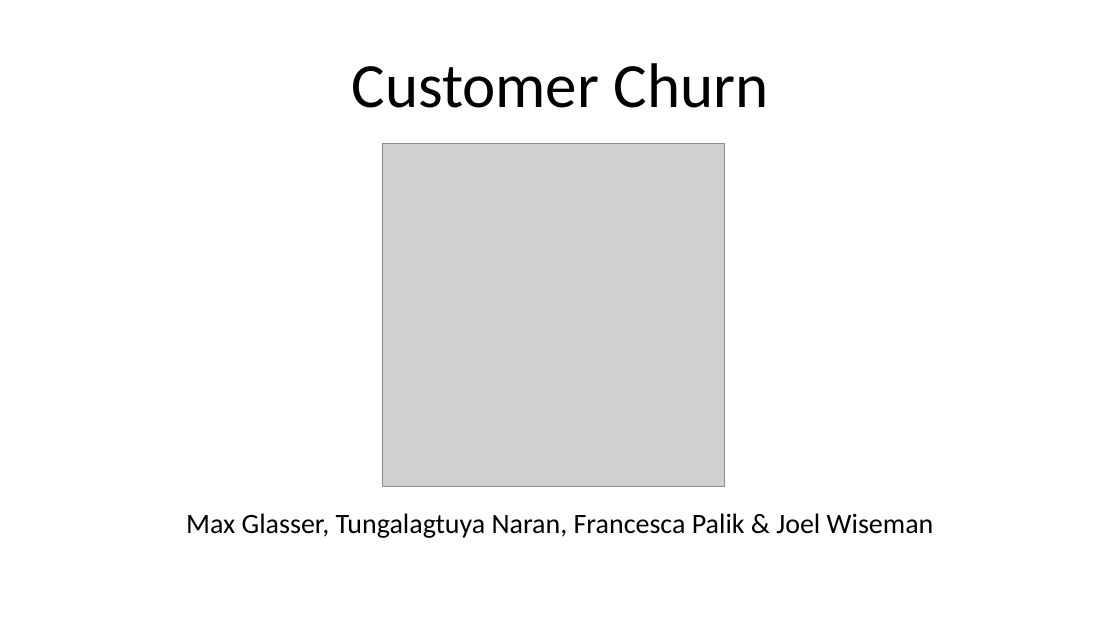
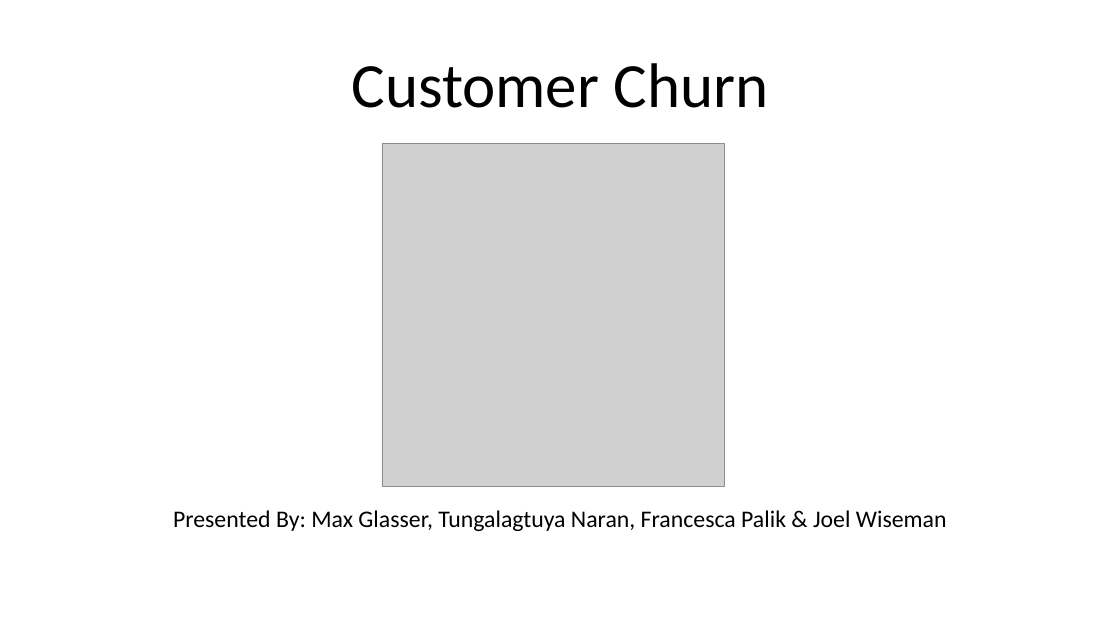
Before and after one commit to mglasser123/Project4, a slide deck: slide 1 of Customer Churn.pptx. Drawn at 1120x630 pixels with LibreOffice and Linux fonts; fonts in the diff are those of the drawing; grey boxes stand for pictures. Boxes give left, top, right and bottom in pixels: in the first picture for what was removed or moved away, otherwise in the second. Text is boxed around its words. In the diff, an @@ line names an element or a change of style, - is before the commit and + after.

```diff
--- a/Customer Churn.pptx
+++ b/Customer Churn.pptx
@@ subtitle at bbox=[173, 510, 947, 531]: text changed; size 24 to 20.4 pt @@
-Max Glasser, Tungalagtuya Naran, Francesca Palik & Joel Wiseman
+Presented By: Max Glasser, Tungalagtuya Naran, Francesca Palik & Joel Wiseman
```
Also in this commit, not shown: 2 other slides changed, 11 slides added, 6 slides removed.
